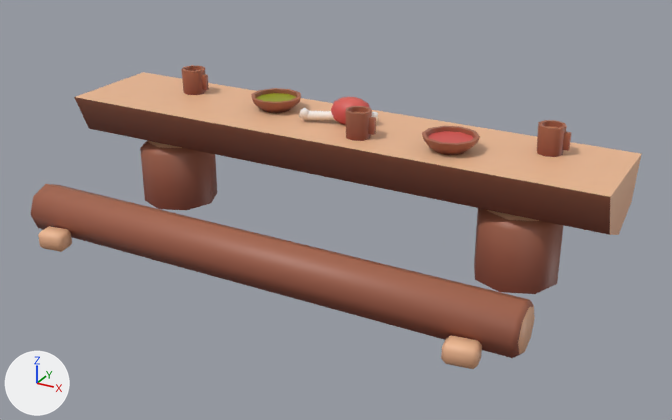
What one commit did to the FBX model Assets/_Project/Art/Environment/My/Orks/table_feast.fbx.
Both versions are drawn from a camera (50 mm lens) standing at (1.042, -1.88, 0.982) and looking at (0.033, -0.045, 0.065). Arrows for +X, +Y and +Z are at lower left; the lights stay in place. The picture after the commit comes second. Where no turn or scale is listed for an object, it has been applied to the vertices.

In view in the first picture: 'table_feast'.
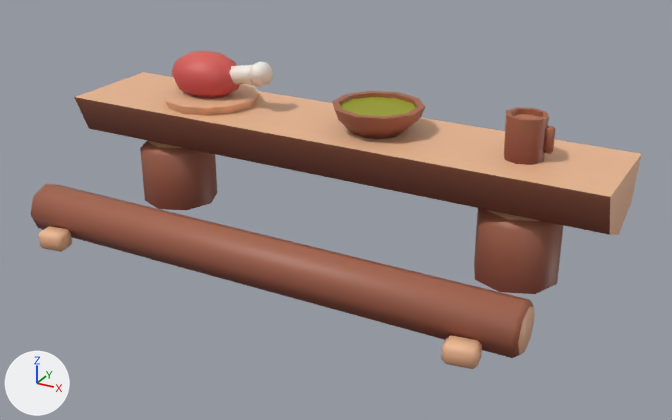
Where the change shows, as pixel boxes [x1, y1, x2, y2] in the pictures (672 x 420 px; the box of a moved part takes in the faces that stretch with it):
'table_feast', reshaped
    before: [31, 65, 641, 369]
    after: [31, 51, 641, 369]
part 1 of me_table_feast, added (red)
    after: [171, 51, 240, 98]
part 2 of me_table_feast, added
    after: [248, 61, 274, 87]
part 3 of me_table_feast, added
    after: [229, 65, 252, 85]
part 4 of me_table_feast, added
    after: [543, 126, 555, 154]
part 5 of me_table_feast, deleted
    before: [201, 74, 571, 157]
part 6 of me_table_feast, moved or reshaped
    before: [181, 65, 205, 95]
    after: [162, 84, 259, 114]
part 7 of me_table_feast, moved or reshaped
    before: [251, 88, 480, 155]
    after: [332, 91, 549, 165]
part 8 of me_table_feast, surface changed
    before: [186, 68, 206, 95]
    after: [181, 94, 259, 116]

Edits to the bpy script that builds the scene:
```text
Change me_table_feast:
    used by ob_table_feast; location = (0.0, 0.0, 0.0)
    remove me_table_feast.from_pydata(...)  # 536 vertices, 615 faces; spans x -0.7..0.7, y -0.463..0.463, z -0.02..0.335
    add me_table_feast.from_pydata(...)  # 460 vertices, 535 faces; spans x -0.7..0.7, y -0.463..0.463, z -0.02..0.4
    me_table_feast part 1: a new loose piece, a UV sphere (10 segments, 6 rings, poles along z) spanning x -0.465..-0.275, y -0.075..0.075, z 0.28..0.4, in mat_environment (picture img_environment_texture_png)
    me_table_feast part 2: a new loose piece, a UV sphere (6 segments, 4 rings, poles along z) spanning x -0.231..-0.179, y -0.04..0.04, z 0.332..0.396, in mat_environment (picture img_environment_texture_png)
    me_table_feast part 3: a new loose piece of 26 vertices spanning x -0.314..-0.216, y -0.021..0.021, z 0.322..0.385, in mat_environment (picture img_environment_texture_png)
    me_table_feast part 4: a new loose piece of 24 vertices spanning x 0.52..0.543, y -0.018..-0.002, z 0.29..0.35, in mat_environment (picture img_environment_texture_png)
    me_table_feast part 5: 8 loose pieces with 172 vertices, spanning x -0.423..0.562, y -0.091..0.082, z 0.265..0.335, are deleted
    me_table_feast part 6
    13 vertices are removed from x -0.474..-0.426, y 0.033..0.074, z 0.323..0.335
    26 faces are deleted
    21 vertices move from x -0.481..-0.418, y 0.019..0.082, z 0.27..0.335 to x -0.485..-0.235, y -0.125..0.125, z 0.267..0.292
    5 vertices are added at (-0.46, 0.058, 0.267), (-0.475, 0.0, 0.267), (-0.46, -0.057, 0.267), (-0.418, -0.1, 0.267), (-0.36, 0.0, 0.292)
    22 new faces join them
    me_table_feast part 7
    69 vertices are removed from x -0.242..0.382, y -0.105..0.025, z 0.27..0.305
    88 faces are deleted
    35 vertices move from x -0.242..0.286, y -0.029..0.095, z 0.27..0.305 to x 0.015..0.513, y -0.089..0.11, z 0.27..0.37
    43 vertices are added at x 0.12..0.527, y -0.11..0.037, z 0.27..0.37
    8 new vertices lie (0.0, 0.0, 0.012) away from vertices in x 0.444..0.516, y -0.046..0.026, z 0.358
    68 new faces join them
    me_table_feast part 8: 16 kept faces spanning x -0.423..0.12, y -0.125..0.125, z 0.267..0.335 get new texture (UV) coordinates
```
